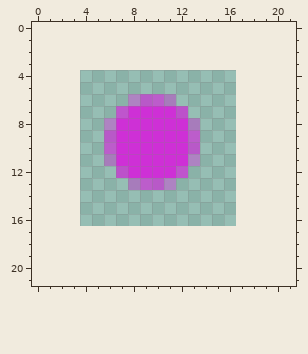
File history of a pixel-art sprite, legend/Some_NWRC_2025_1_SRI5.png. This is how it looked before the edit.
The file is 13x13 pixels. Pixels under 10% opacity are left out. Colours within 5 levels of each other are drawn and written as one. The old version is drawn lined up with the new one, on the new canvas.
New version:
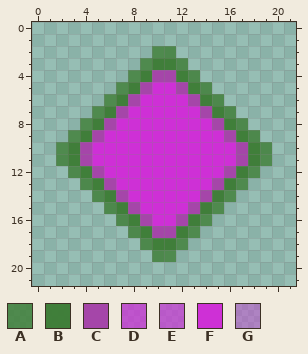
Palette (. is transparent): A #3f7e37d0  B #3f7e39fd  C #a546a9  D #ce2fd6bc  E #cd30d6af  F #ce30d6  G #cf30d66a
Edits made:
canvas 13x13 -> 22x22, the old top-left corner now at 4,4
Colour A is added in row 2 at x 10 to 11; in row 3 at x 9 and 12; in row 4 at x 8 and 13; in row 5 at x 7 and 14; in row 6 at x 6 and 15; in row 7 at x 5 and 16.
Colour A is added in row 8 at x 4 and 17; in row 9 at x 3 and 18; in rows 10 to 11 at x 2 and 19; in row 12 at x 3 and 18; in row 13 at x 4 and 17; in row 14 at x 5 and 16.
Colour A is added in row 15 at x 6 and 15; in row 16 at x 7 and 14; in row 17 at x 8 and 13; in row 18 at x 9 and 12; in row 19 at x 10 to 11.
Colour B is added in row 3 at x 10 to 11; in row 4 at x 9 and 12; in row 5 at x 8 and 13; in row 6 at x 7 and 14; in row 7 at x 6 and 15; in row 8 at x 5 and 16.
Colour B is added in row 9 at x 4 and 17; in rows 10 to 11 at x 3 and 18; in row 12 at x 4 and 17; in row 13 at x 5 and 16; in row 14 at x 6 and 15; in row 15 at x 7 and 14.
Colour B is added in row 16 at x 8 and 13; in row 17 at x 9 and 12; in row 18 at x 10 to 11.
Colour C is added in row 4 at x 10 to 11; in row 5 at x 9 and 12; in row 6 at x 13; in row 7 at x 14; in row 8 at x 15; in row 9 at x 5 and 16.
Colour C is added in rows 10 to 11 at x 4 and 17; in row 12 at x 5 and 16; in row 13 at x 6 and 15; in row 14 at x 7 and 14; in row 15 at x 8 and 13; in row 16 at x 9 and 12.
Colour C is added in row 17 at x 10 to 11.
Colour C replaces colour D in row 7 at x 7.
Colour C replaces colour G in row 6 at x 8; in row 8 at x 6.
Colour F is added in row 5 at x 10 to 11; in row 6 at x 12; in row 7 at x 13; in row 8 at x 14; in row 9 at x 14 to 15; in rows 10 to 11 at x 5 and 14 to 16.
Colour F is added in row 12 at x 6 and 13 to 15; in row 13 at x 7 and 12 to 14; in row 14 at x 8 to 13; in row 15 at x 9 to 12; in row 16 at x 10 to 11.
Colour F replaces colour D in row 7 at x 12; in row 12 at x 7 and 12.
Colour F replaces colour E in row 6 at x 9 to 10; in rows 9 to 10 at x 6 and 13; in row 13 at x 9 to 10.
Colour F replaces colour G in row 6 at x 11; in row 8 at x 13; in row 11 at x 6 and 13; in row 13 at x 8 and 11.
Pixel boxes of the changes (left, top, right, bottom) in both pictures:
changed: (56, 46, 272, 262)
